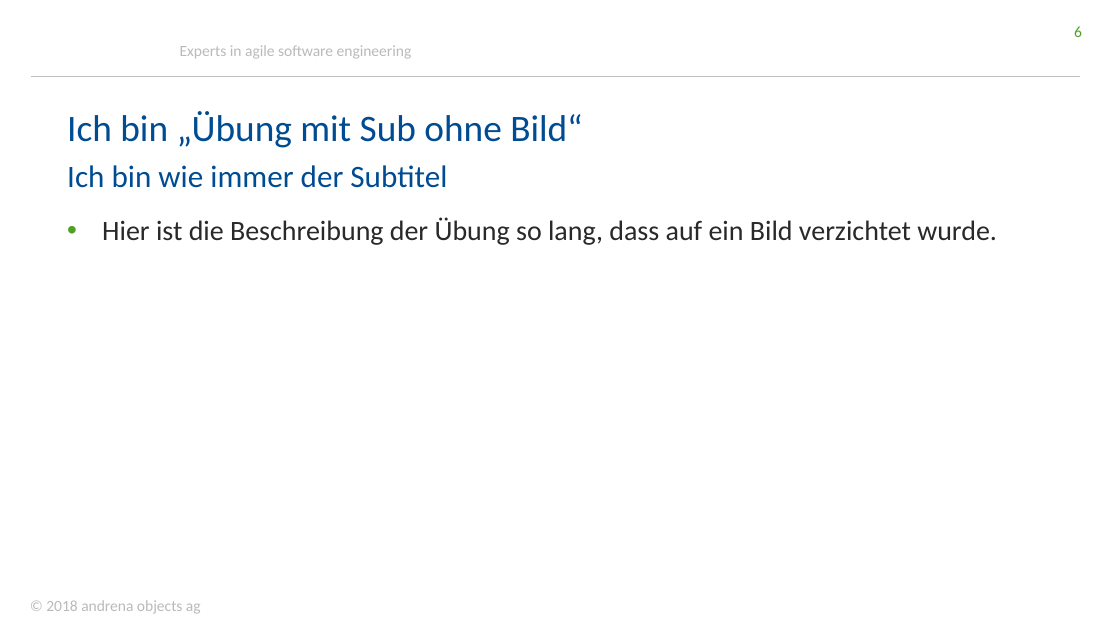
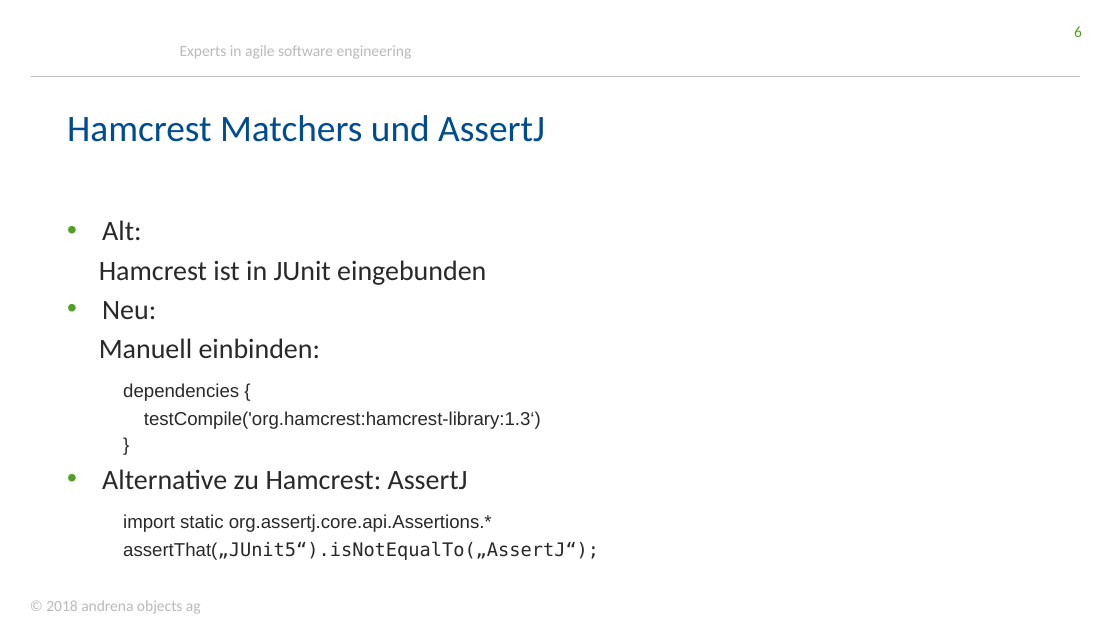
Before and after one commit to andrena/junit5-workshop-et-ka-2018, a slide deck: slide 6 of files/Folien.pptx. Drawn at 1120x630 pixels with LibreOffice and Linux fonts; fonts in the diff are those of the drawing; background and template pictures are left out. Boxes give left, top, right and bottom in pixels: in the first picture for what was removed or moved away, otherwise in the second. Text is boxed around its words. In the diff, an @@ line names an element or a change of style, - is before the commit and + after.

```diff
--- a/files/Folien.pptx
+++ b/files/Folien.pptx
@@ title at (67,115,545,142): text changed @@
-Ich bin „Übung mit Sub ohne Bild“
+Hamcrest Matchers und AssertJ
@@ text removed at (67,165,447,188) @@
-Ich bin wie immer der Subtitel
@@ text at (99,220,599,560): text changed; size 18 to 12 pt; font Calibri to Arial @@
-• Hier ist die Beschreibung der Übung so lang, dass auf ein Bild verzichtet wurde.
+• Alt:
+Hamcrest ist in JUnit eingebunden
+• Neu:
+Manuell einbinden:
+dependencies {
+  testCompile('org.hamcrest:hamcrest-library:1.3‘)
+  }
+• Alternative zu Hamcrest: AssertJ
+import static org.assertj.core.api.Assertions.*
+assertThat(„JUnit5“).isNotEqualTo(„AssertJ“);
```
Also in this commit, not shown: 2 slides added, 1 slide removed, 3 other files.
